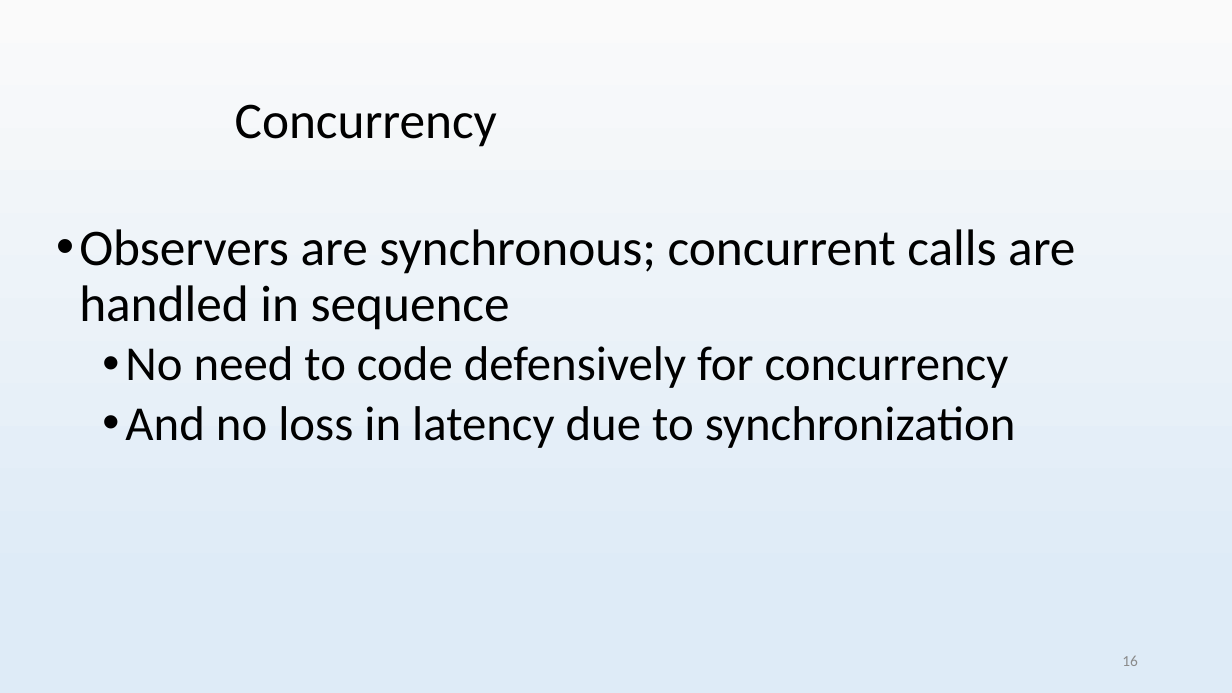
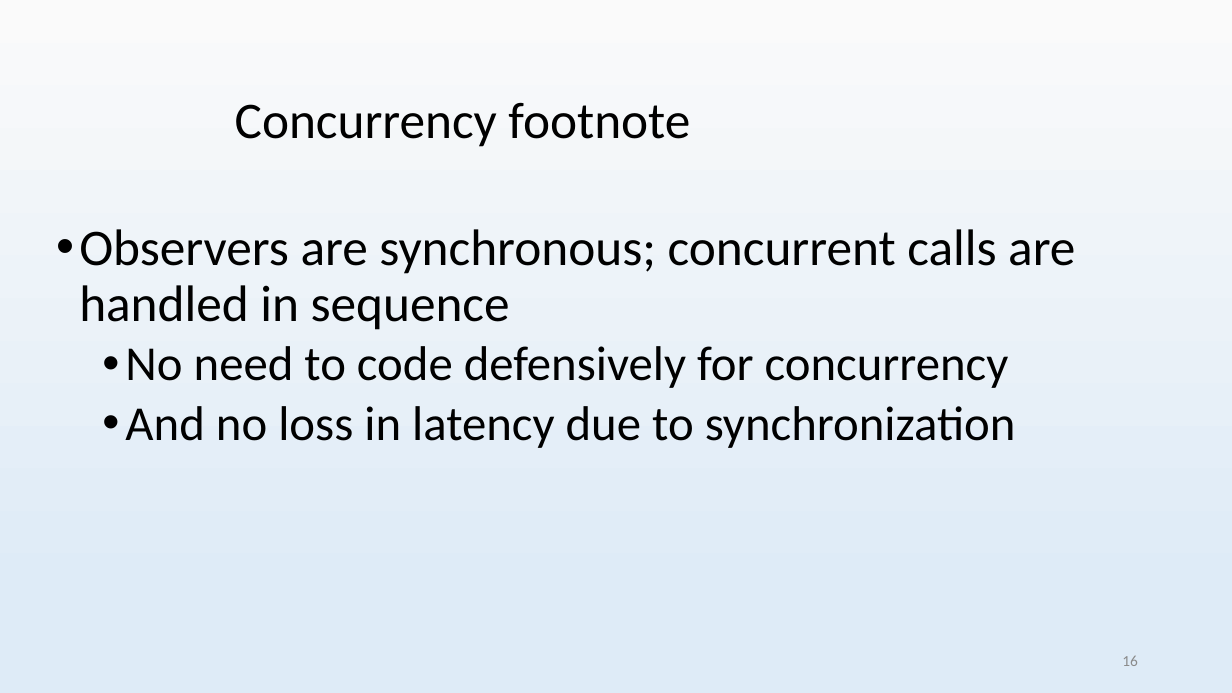
Before and after one commit to vgrazi/reactive-demo, a slide deck: slide 17 of presentation/Reactive Programming with Pivotal's Reactor.pptx. Drawn at 1232x693 pixels with LibreOffice and Linux fonts; fonts in the diff are those of the drawing. Boxes give left, top, right and bottom in pixels: in the first picture for what was removed or moved away, otherwise in the second. Text is boxed around its words. In the diff, an @@ line names an element or a change of style, - is before the commit and + after.

```diff
--- a/presentation/Reactive Programming with Pivotal's Reactor.pptx
+++ b/presentation/Reactive Programming with Pivotal's Reactor.pptx
@@ title at [235,102,690,147]: text changed @@
-Concurrency
+Concurrency footnote
```
Also in this commit, not shown: 3 other slides changed.
